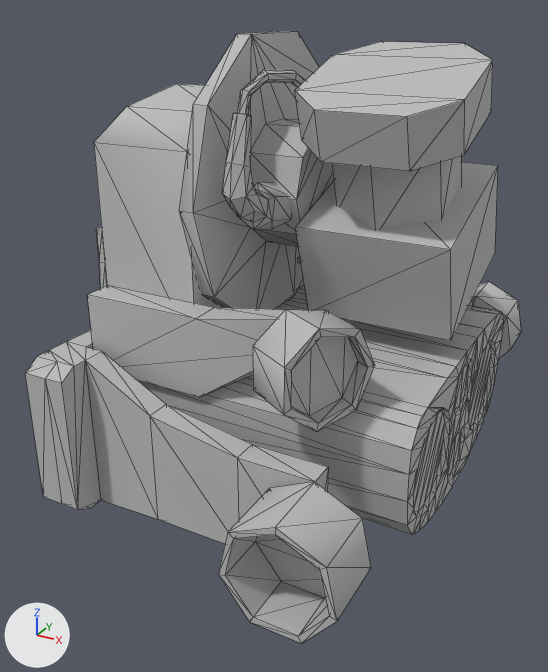
Renders of the glTF model atlas/meshes/head.gltf from each side of a commit.
Before and after are seen from a camera (50 mm lens) standing at (0.083, -0.271, 0.155) and looking at (-0.059, -0.013, 0.026). Lighting does not change. The marker at lower left points along +X, +Y and +Z. Mesh edges are drawn as thin lines. Vertices at the same position are counted once.

Objects in the first picture: 'Node'.
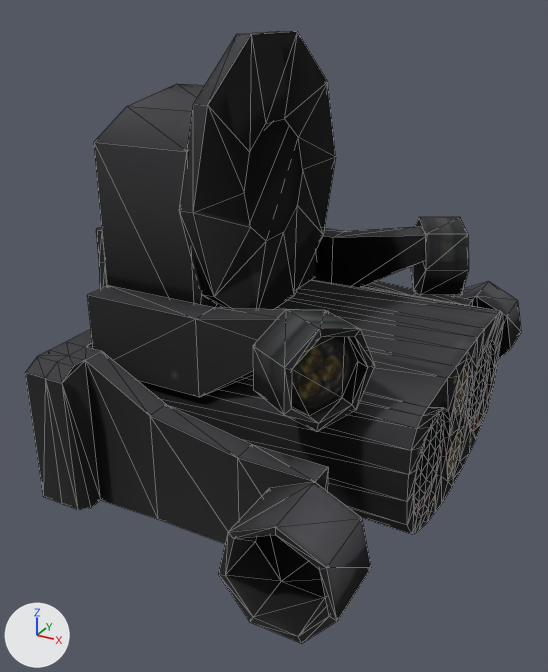
The newer file is also turned or shifted as a whole; pictures and numbers use the older file's frame.

Pixel boxes (x1, y1, x2, y2) of what changed, in the pictures (548 x 672 px):
part 1 of me_node_mesh, deleted: before (222, 70, 305, 264)
part 2 of me_node_mesh, deleted: before (295, 42, 493, 171)
part 3 of me_node_mesh, deleted: before (332, 156, 461, 229)
part 4 of me_node_mesh, deleted: before (295, 162, 498, 341)
part 5 of me_node_mesh, added: after (414, 343, 491, 512)
part 6 of me_node_mesh, cut back: before (251, 119, 334, 246); after (38, 342, 86, 366)
part 7 of me_node_mesh, recoloured (grey to black): (25, 31, 521, 643) in both

The change, as a list of edits to the scene's bpy script:
```text
Add img_drc_torso_head_diffuse:
    img_drc_torso_head_diffuse = load_image('drc_torso_head_diffuse', 'drc_torso_head_diffuse.jpg', 2048, 2048, 'sRGB')
Add mat_drc_torso_head_diffuse:
    mat_drc_torso_head_diffuse = principled_material('drc_torso_head_diffuse')
    mat_drc_torso_head_diffuse.texture = img_drc_torso_head_diffuse
    mat_drc_torso_head_diffuse.roughness = 0.998
Change me_node_mesh:
    used by ob_node; location = (0.0, 0.0, 0.0)
    remove me_node_mesh.from_pydata(...)  # 605 vertices, 1099 faces; spans x -0.148..0.02, y -0.118..0.117, z -0.032..0.145
    add me_node_mesh.from_pydata(...)  # 513 vertices, 935 faces; spans x -0.148..0.02, y -0.118..0.117, z -0.032..0.145
    me_node_mesh part 1: the loose piece of 102 vertices spanning x -0.062..-0.042, y -0.052..0.041, z 0.054..0.134 is deleted
    me_node_mesh part 2: the loose piece of 16 vertices spanning x -0.042..0.017, y -0.042..0.02, z 0.106..0.142 is deleted
    me_node_mesh part 3: the loose piece of 12 vertices spanning x -0.033..0.008, y -0.032..0.024, z 0.078..0.126 is deleted
    me_node_mesh part 4: the loose piece of 8 vertices spanning x -0.042..0.017, y -0.027..0.041, z 0.041..0.098 is deleted
    me_node_mesh part 5: 52 vertices added at x 0.018..0.019, y -0.049..0.05, z -0.015..0.016
    me_node_mesh part 6: 10 vertices removed from x -0.043, y -0.024..0.026, z 0.065..0.112; 4 vertices added at x -0.112, y -0.078..0.078, z -0.032..0.032
    me_node_mesh part 7: 566 faces spanning x -0.148..0.02, y -0.118..0.117, z -0.032..0.145 switch from mat_default (grey #bcbcbc) to mat_drc_torso_head_diffuse (picture img_drc_torso_head_diffuse)
    me_node_mesh part 8: the surface is now shaded smooth
```
